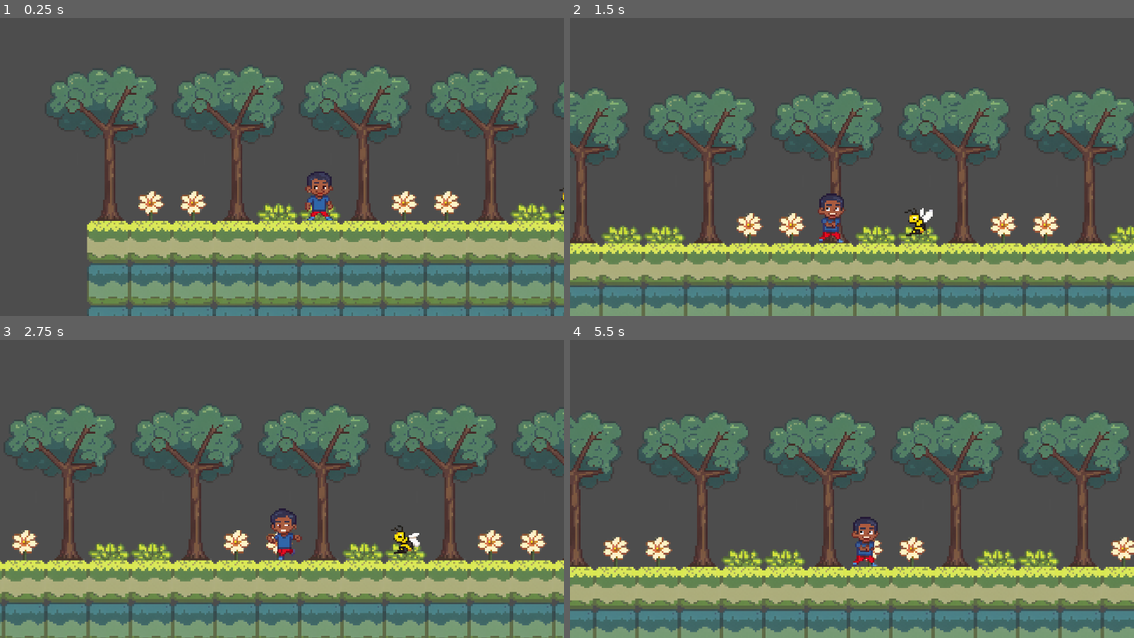
Above: before the commit, frames 1-4 (two rows, left to right).
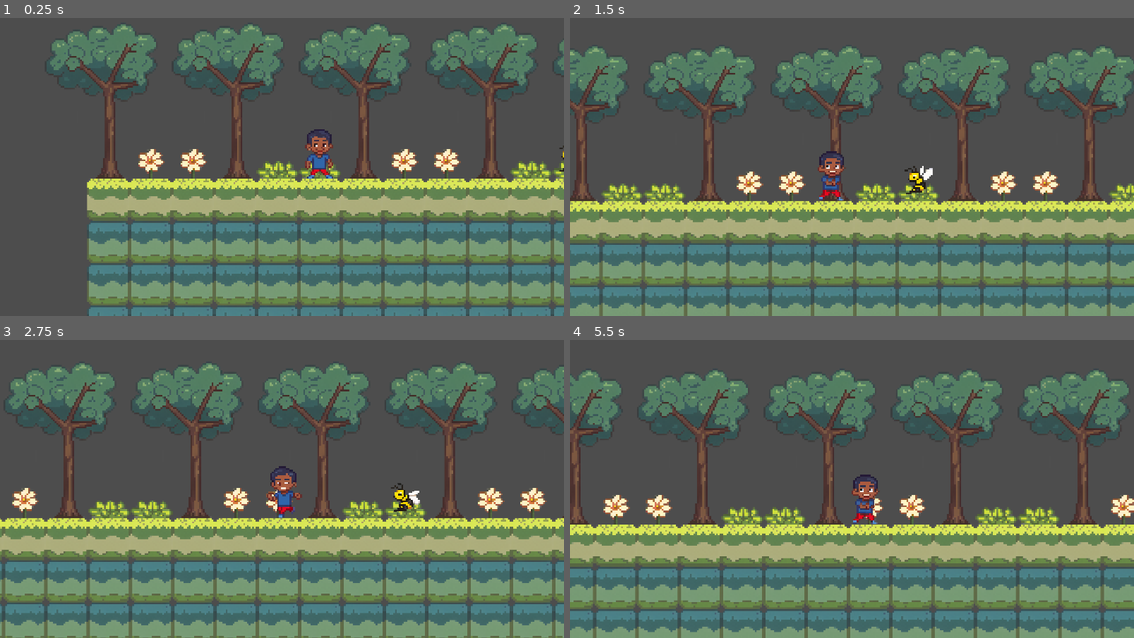
Above: after the commit, the same moments.

Repository: codenergy-dev/maricagamesjam2025_codenergy
Game: Godot game, scene res://scenes/game.tscn
Two runs of this game, one before a commit and one after it. Both use one fixed random seed, a clock stepped at 60 frames per second and the inputs below. The engine's default icon, where the game draws it, is replaced by a stand-in: a white triangle on a blue panel in a dark square.
Inputs:
- Up to frame 1 (0.25 s): no input
- Up to frame 2 (1.5 s): tap Enter (ui_accept) at 0.5, 0.77 s; hold Right (ui_right) from 0.53 s (still down)
- Up to frame 3 (2.75 s): tap Enter (ui_accept) at 1.52 s; release Right (ui_right) at 2.03 s; hold Left (ui_left) from 2.03 s (still down)
- Up to frame 4 (5.5 s): release Left (ui_left) at 2.78 s; hold Right (ui_right) 2.78-4.28 s; tap Enter (ui_accept) at 3.02, 3.77, 4.52 s; hold Left (ui_left) 4.28-5.03 s; hold Right (ui_right) from 5.03 s (still down)

The runs differ from the first frame. In frame 1, 41% of the frame differs, in the area x 8-100%, y 2-83%; in frame 2, 48%, in the area x 0-100%, y 9-90%; in frame 3, 47%; in frame 4, 48%.

Commit message:
Remove offset from camera scene

Diff:
--- a/godot/scenes/camera.tscn
+++ b/godot/scenes/camera.tscn
@@ -3,6 +3,5 @@
 [ext_resource type="Script" uid="uid://dikvdk2qh2oj" path="res://scripts/camera.gd" id="1_cvpoc"]
 
 [node name="Camera" type="Camera2D" groups=["camera"]]
-offset = Vector2(0, -192)
 zoom = Vector2(0.75, 0.75)
 script = ExtResource("1_cvpoc")
